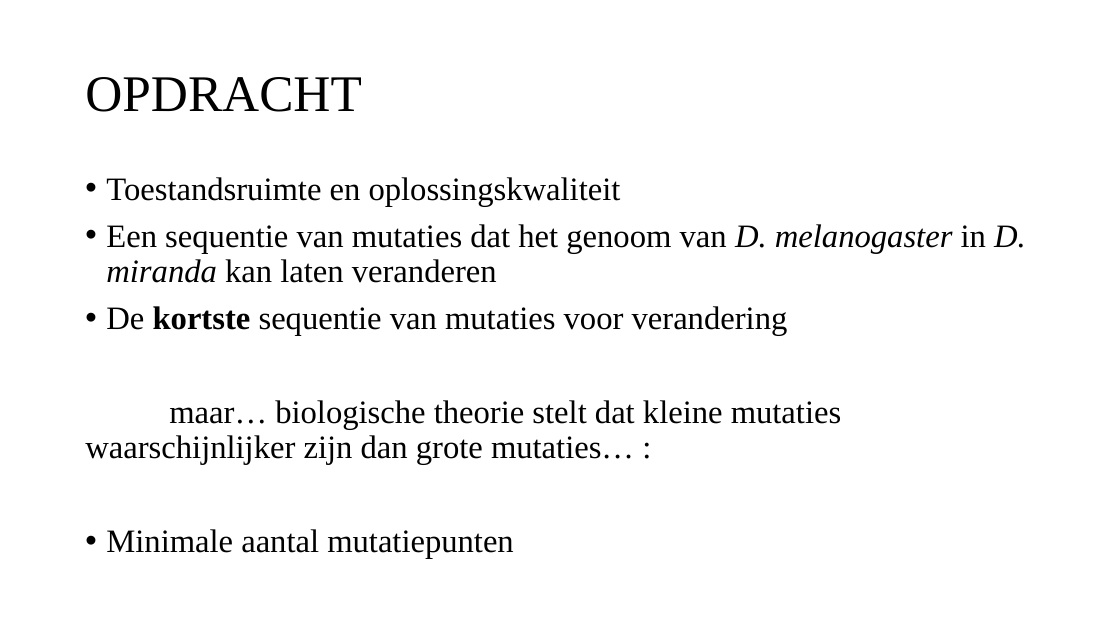
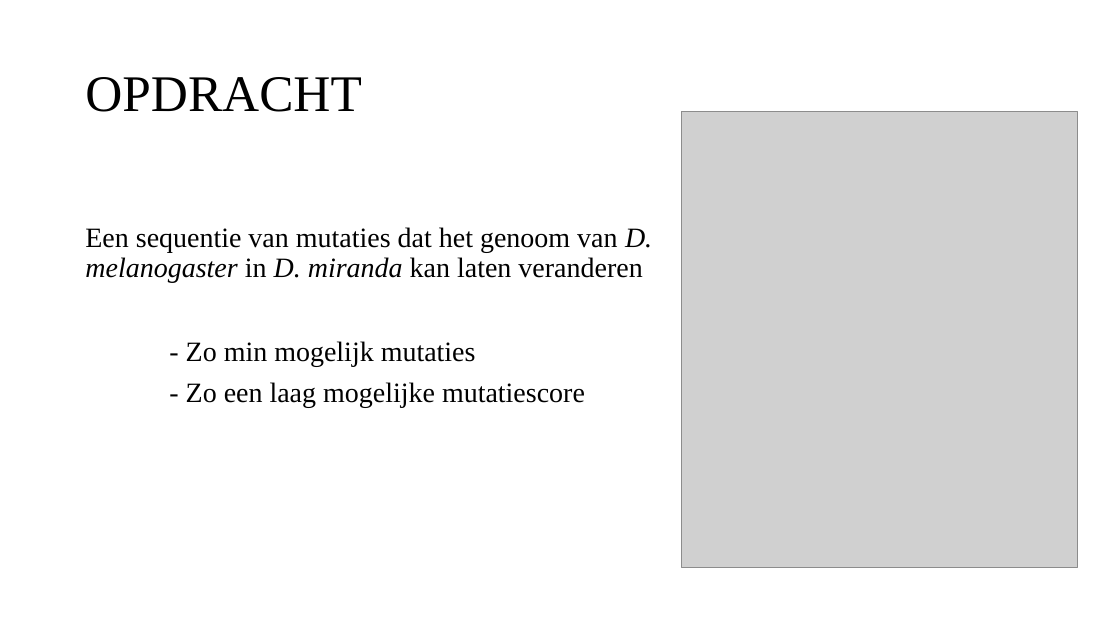
Before and after one commit to Leanderrr/fruitvliegen, a slide deck: slide 4 of verslaglegging en presentaties/Powerpont 1.pptx. Drawn at 1120x630 pixels with LibreOffice and Linux fonts; fonts in the diff are those of the drawing; grey boxes stand for pictures. Boxes give left, top, right and bottom in pixels: in the first picture for what was removed or moved away, otherwise in the second. Text is boxed around its words. In the diff, an @@ line names an element or a change of style, - is before the commit and + after.

```diff
--- a/verslaglegging en presentaties/Powerpont 1.pptx
+++ b/verslaglegging en presentaties/Powerpont 1.pptx
@@ picture added at bbox=[682, 112, 1078, 568] @@
@@ text at bbox=[106, 177, 621, 206]: paragraph removed @@
-• Toestandsruimte en oplossingskwaliteit
@@ text at bbox=[85, 227, 652, 282]: size 28 to 24 pt in "Een sequentie van mutaties dat het genoom ..."; bullet • to none @@
@@ text at bbox=[186, 341, 585, 408]: text changed; size 28 to 24 pt @@
-• De kortste sequentie van mutaties voor verandering
-maar… biologische theorie stelt dat kleine mutaties waarschijnlijker zijn dan grote mutaties… :
-• Minimale aantal mutatiepunten
+- Zo min mogelijk mutaties
+- Zo een laag mogelijke mutatiescore
```
Also in this commit, not shown: 4 other slides changed, 5 slides added, 3 slides removed, 1 other file.
